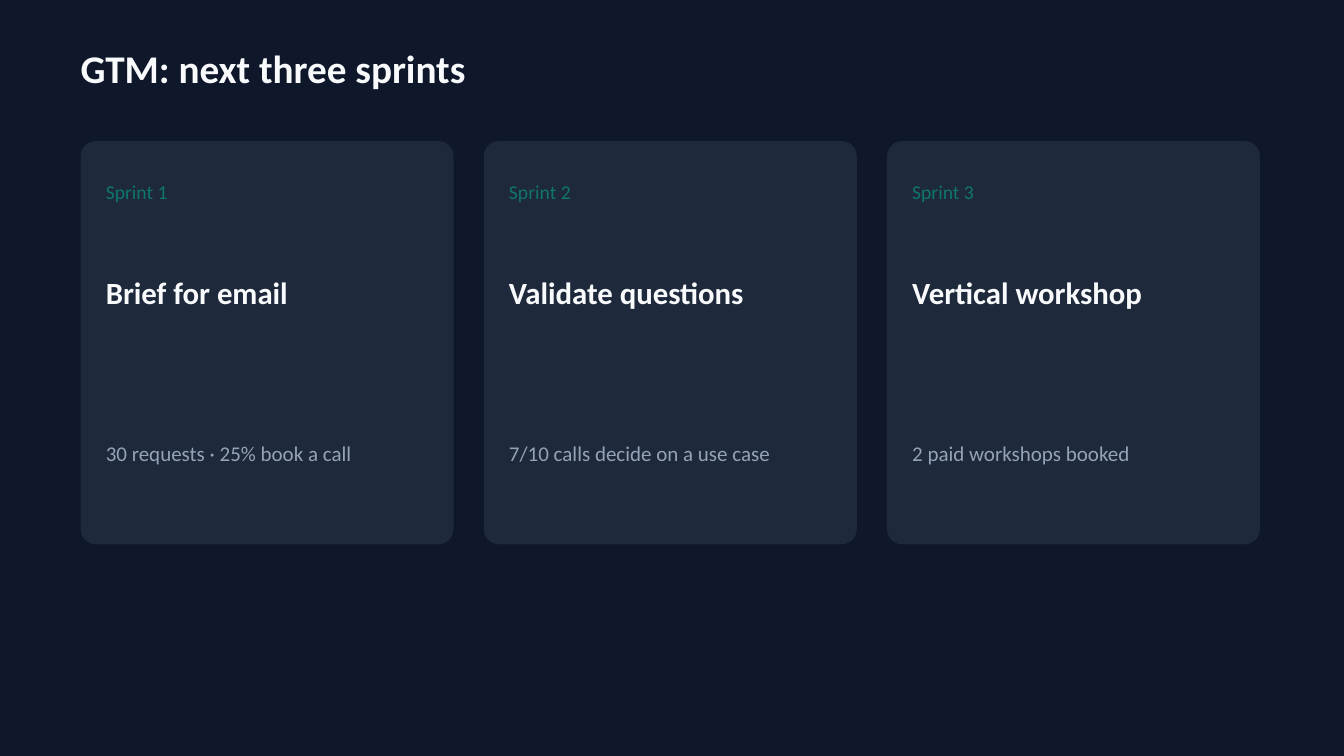
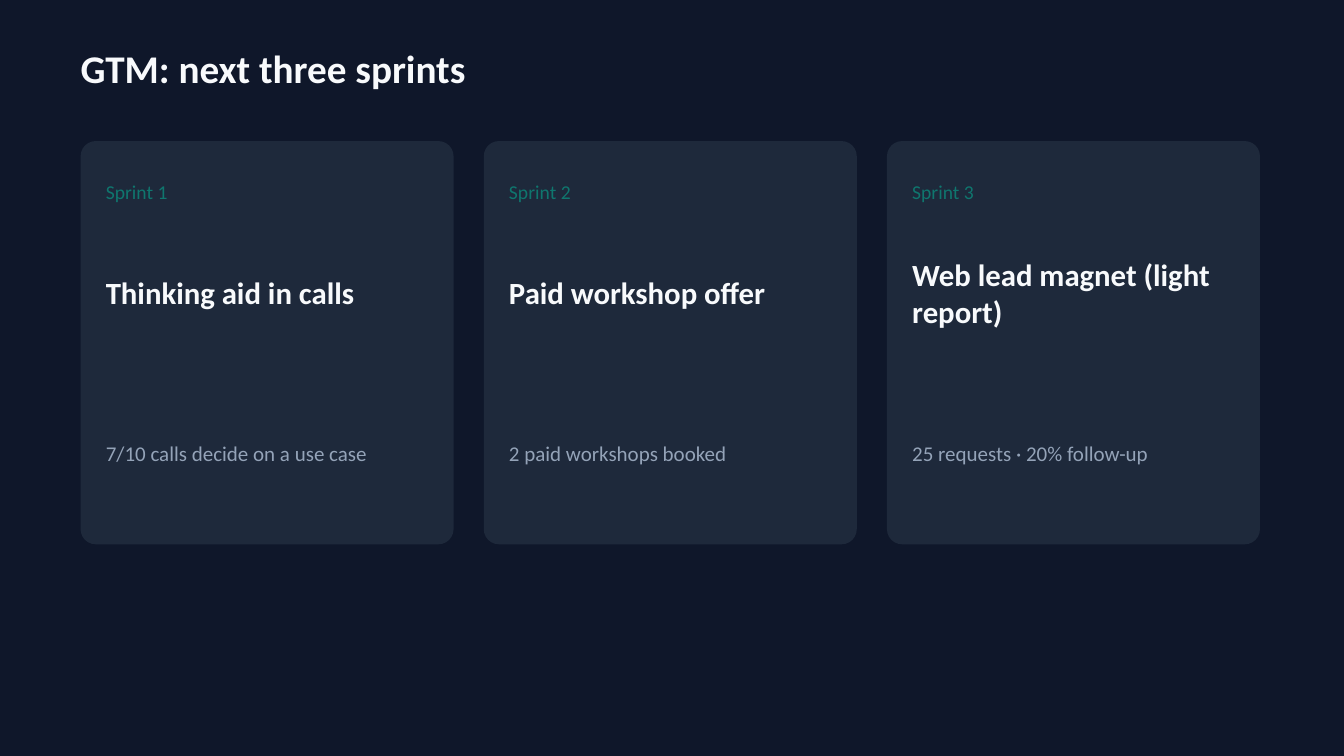
Before and after one commit to Ztirf91/Project3---AI-Use-case-identifier, a slide deck: slide 6 of presentation/project3_slides.pptx. Drawn at 1344x756 pixels with LibreOffice and Linux fonts; fonts in the diff are those of the drawing. Boxes give left, top, right and bottom in pixels: in the first picture for what was removed or moved away, otherwise in the second. Text is boxed around its words. In the diff, an @@ line names an element or a change of style, - is before the commit and + after.

```diff
--- a/presentation/project3_slides.pptx
+++ b/presentation/project3_slides.pptx
@@ text at bbox=[912, 263, 1210, 328]: text changed @@
-Vertical workshop
+Web lead magnet (light report)
@@ text at bbox=[106, 282, 354, 310]: text changed @@
-Brief for email
+Thinking aid in calls
@@ text at bbox=[509, 282, 765, 309]: text changed @@
-Validate questions
+Paid workshop offer
@@ text at bbox=[106, 446, 366, 462]: text changed @@
-30 requests · 25% book a call
+7/10 calls decide on a use case
@@ text at bbox=[509, 446, 726, 465]: text changed @@
-7/10 calls decide on a use case
+2 paid workshops booked
@@ text at bbox=[912, 446, 1148, 465]: text changed @@
-2 paid workshops booked
+25 requests · 20% follow-up
```
Also in this commit, not shown: 1 other slide changed, 4 other files.
